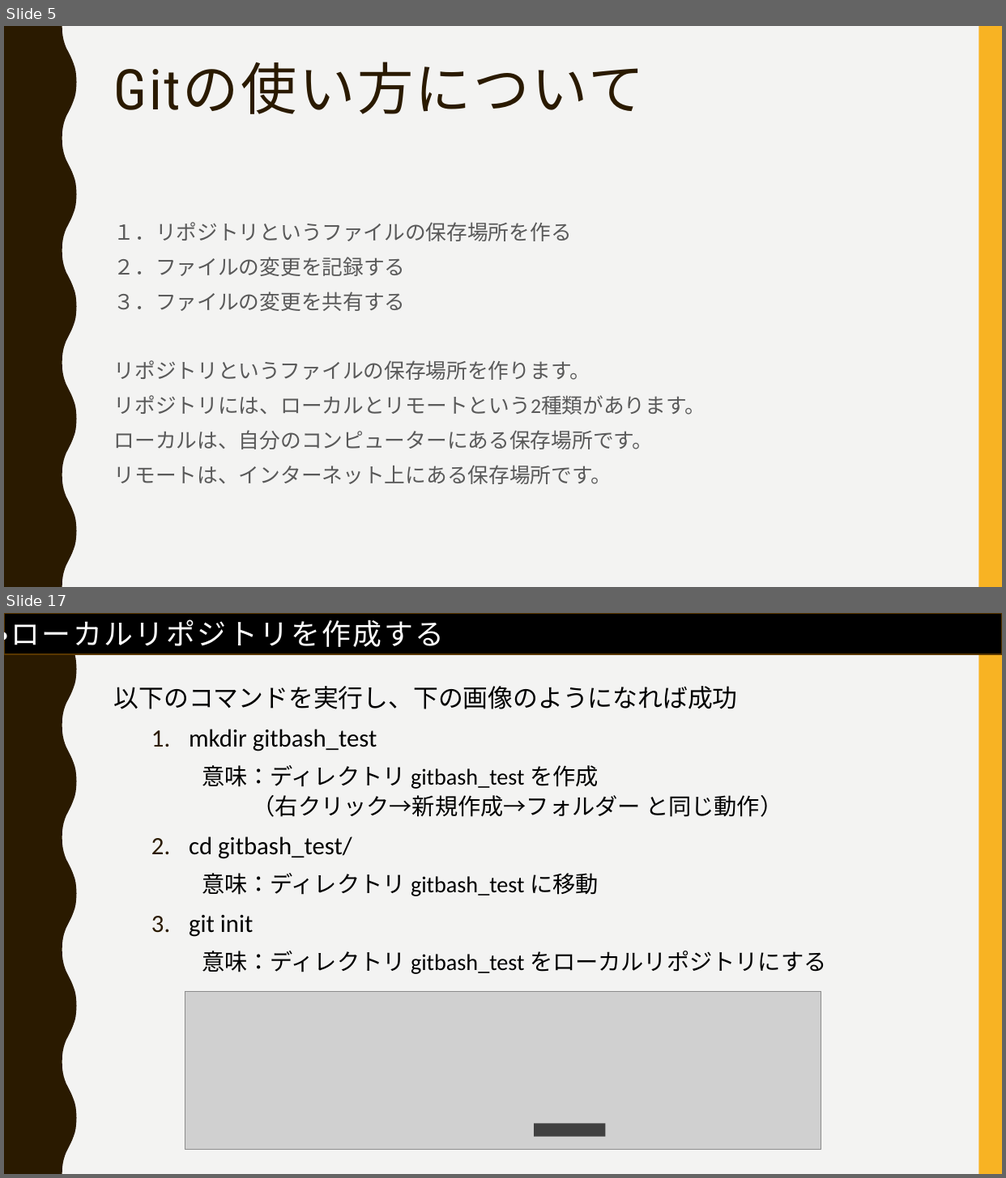
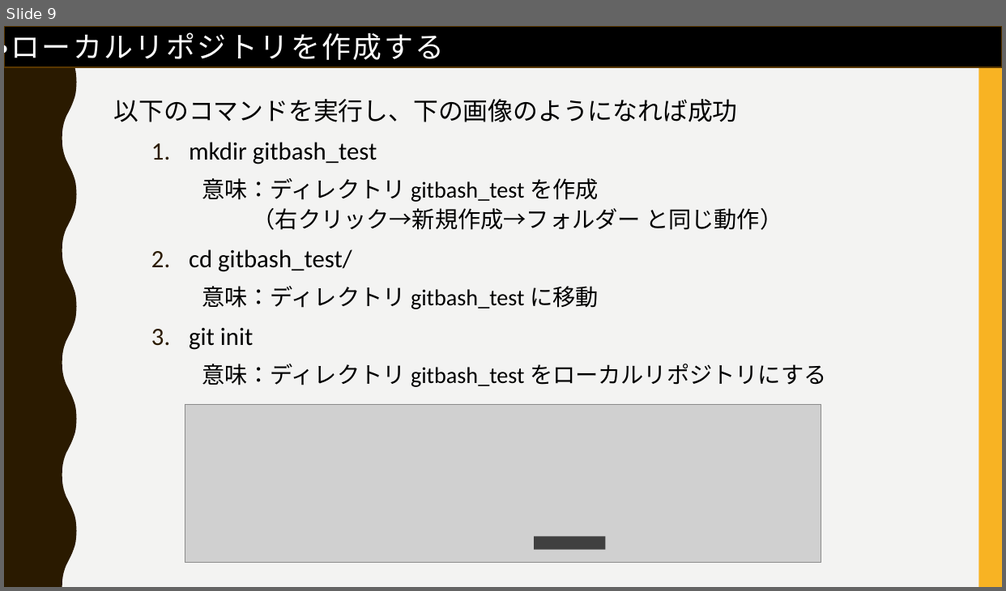
Before and after one commit to FIY24554/git_test, a slide deck: gitについて_松家.pptx. Shown one above the other, each under a label of ours: slides 5 and 17 before the commit, slide 9 after it; the slides between them are not shown. The pictures are 1006x1178 and 1006x591 pixels, drawn with LibreOffice and Linux fonts; fonts in the diff are those of the drawing; grey boxes stand for pictures. Boxes give left, top, right and bottom in pixels: in the first picture for what was removed or moved away, otherwise in the second. Text is boxed around its words. In the diff, an @@ line names an element or a change of style, - is before the commit and + after.

```diff
--- a/gitについて_松家.pptx
+++ b/gitについて_松家.pptx
@@ slide 5 removed at [4,26,1002,587], background #F3F3F2; not listed: 2 template elements that a slide beside it also shows @@
@@ title removed at [114,62,645,114] @@
-Gitの使い方について
@@ text removed at [114,222,705,484] @@
-１．リポジトリというファイルの保存場所を作る
-２．ファイルの変更を記録する
-３．ファイルの変更を共有する
-リポジトリというファイルの保存場所を作ります。
-リポジトリには、ローカルとリモートという2種類があります。
-ローカルは、自分のコンピューターにある保存場所です。
-リモートは、インターネット上にある保存場所です。
@@ what was slide 17 is now slide 9 @@
```
Also in this commit, not shown: 4 slides changed, 8 slides added, 12 other slides removed.
